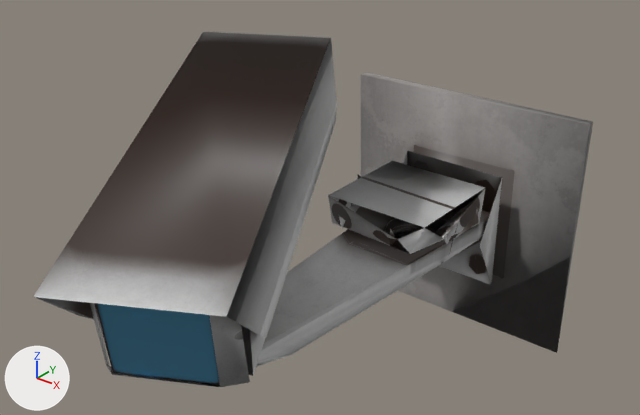
The OBJ model 2026A_GR1SW_GR7/models/surveillance_camera/camaras_vigilancia.obj as it was, and as the next commit left it.
One viewpoint serves both versions: a 50 mm lens placed at (0.406, -0.438, 0.531), pointed at (-0.007, 0.078, 0.212). Arrows for +X, +Y and +Z are at lower left; the lights stay in place. The older version comes first. Where no turn or scale is listed for an object, it has been applied to the vertices.
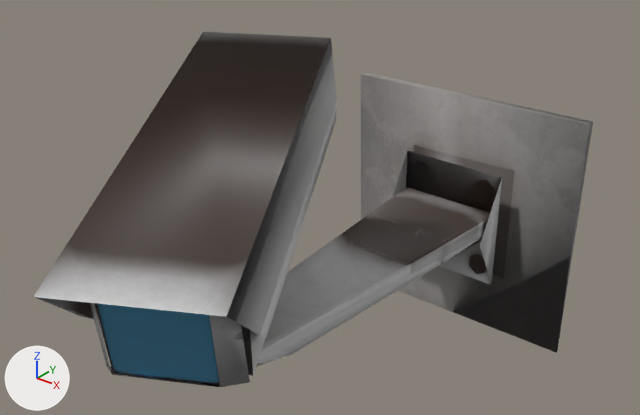
The change, as a diff of the scene's bpy script:
```diff
--- a/2026A_GR1SW_GR7/models/surveillance_camera/camaras_vigilancia.obj.py
+++ b/2026A_GR1SW_GR7/models/surveillance_camera/camaras_vigilancia.obj.py
@@ ob_object_12 @@
-ob_object_12 = bpy.data.objects.new('Object_12', me_object_12)
-ob_object_12.location = (0.0, 0.0, 0.0)
```

What differs and where, as boxes (x1, y1, x2, y2) in the pictures (640 x 415 px):
'Object_12', deleted
    before: (328, 161, 485, 254)
